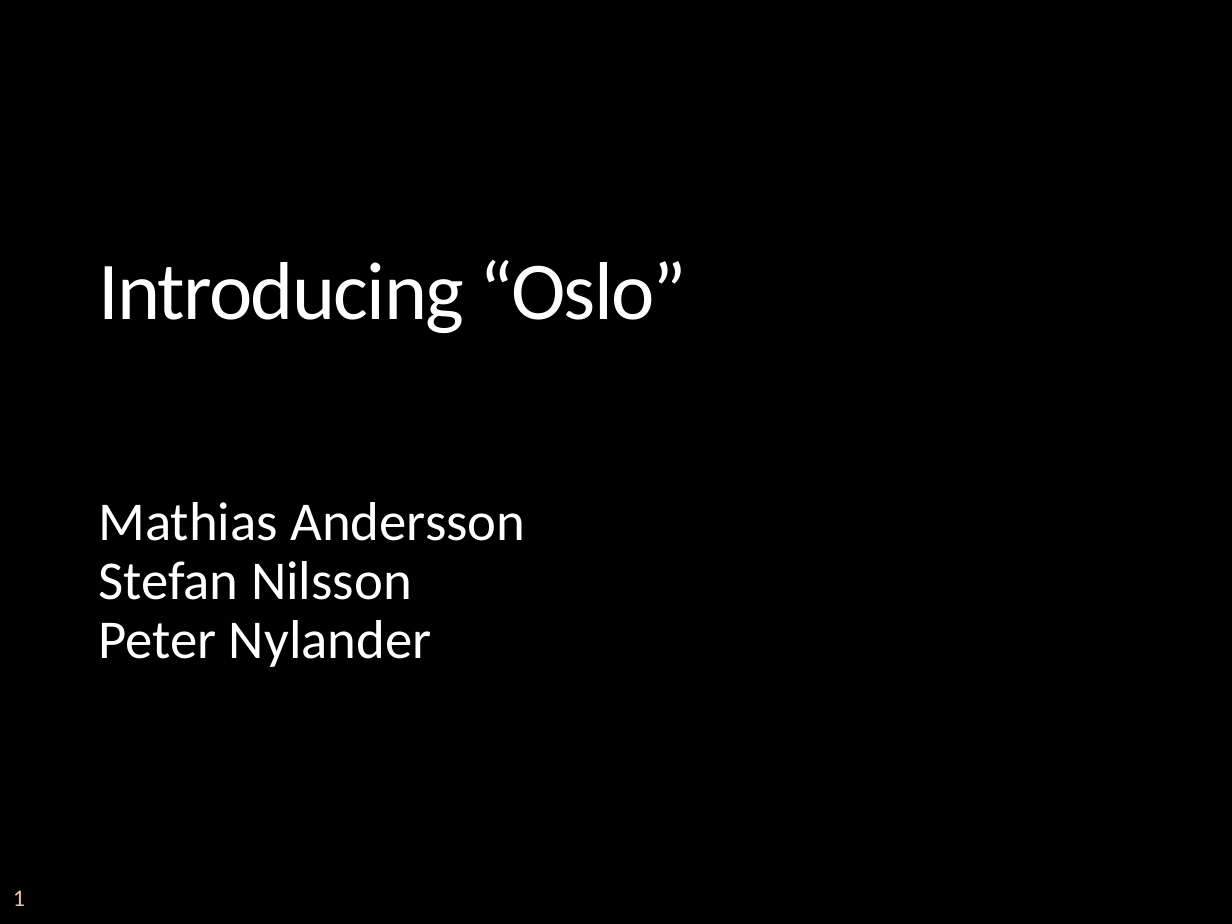
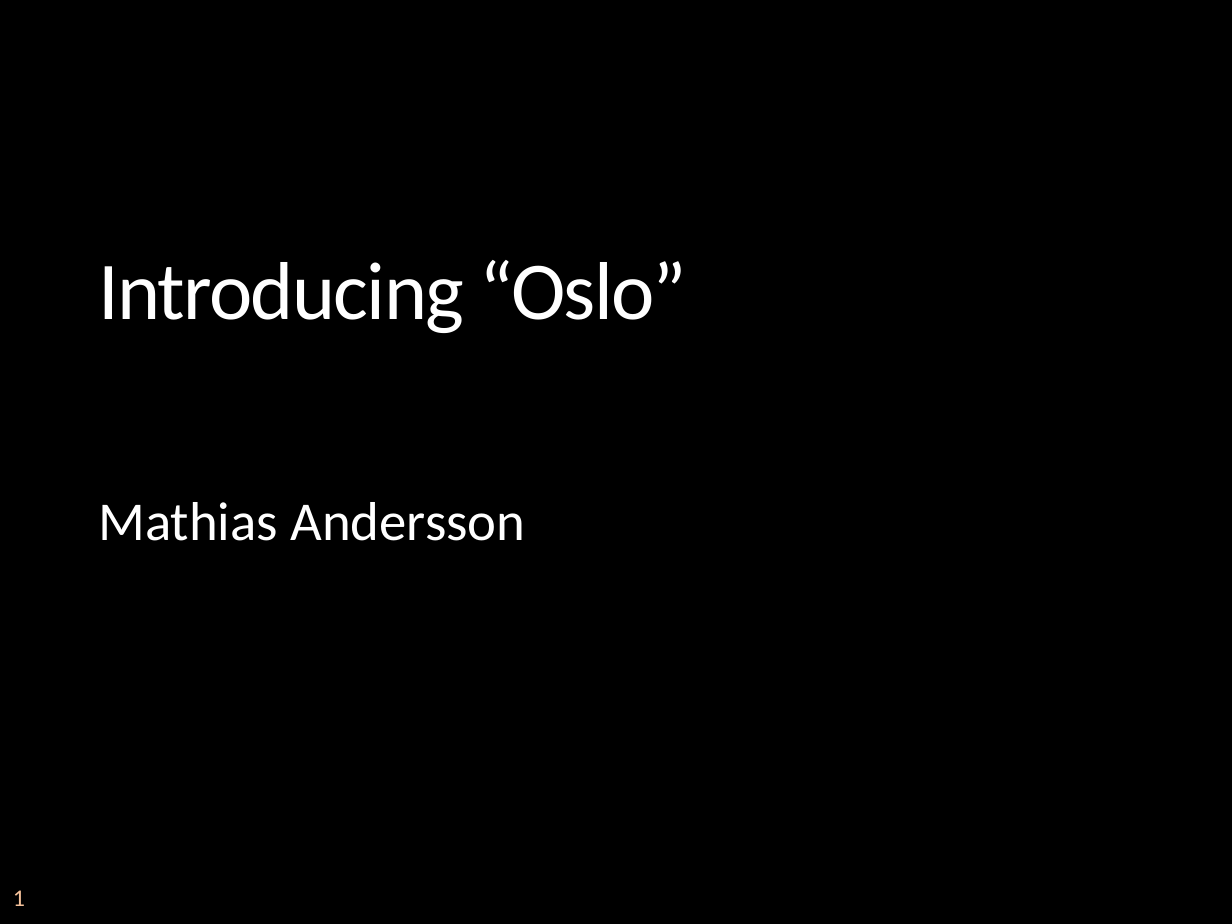
Before and after one commit to mattincode/teched2008, a slide deck: slide 1 of presentations/Oslo/TechEd - Codename Oslo.pptx. Drawn at 1232x924 pixels with LibreOffice and Linux fonts; fonts in the diff are those of the drawing; background and template pictures are left out. Boxes give left, top, right and bottom in pixels: in the first picture for what was removed or moved away, otherwise in the second. Text is boxed around its words. In the diff, an @@ line names an element or a change of style, - is before the commit and + after.

Commit message:
Added changes in Oslo and dotnet pptx

```diff
--- a/presentations/Oslo/TechEd - Codename Oslo.pptx
+++ b/presentations/Oslo/TechEd - Codename Oslo.pptx
@@ subtitle at [98, 561, 432, 667]: paragraphs removed @@
-Stefan Nilsson
-Peter Nylander
```
Also in this commit, not shown: 1 other file.
